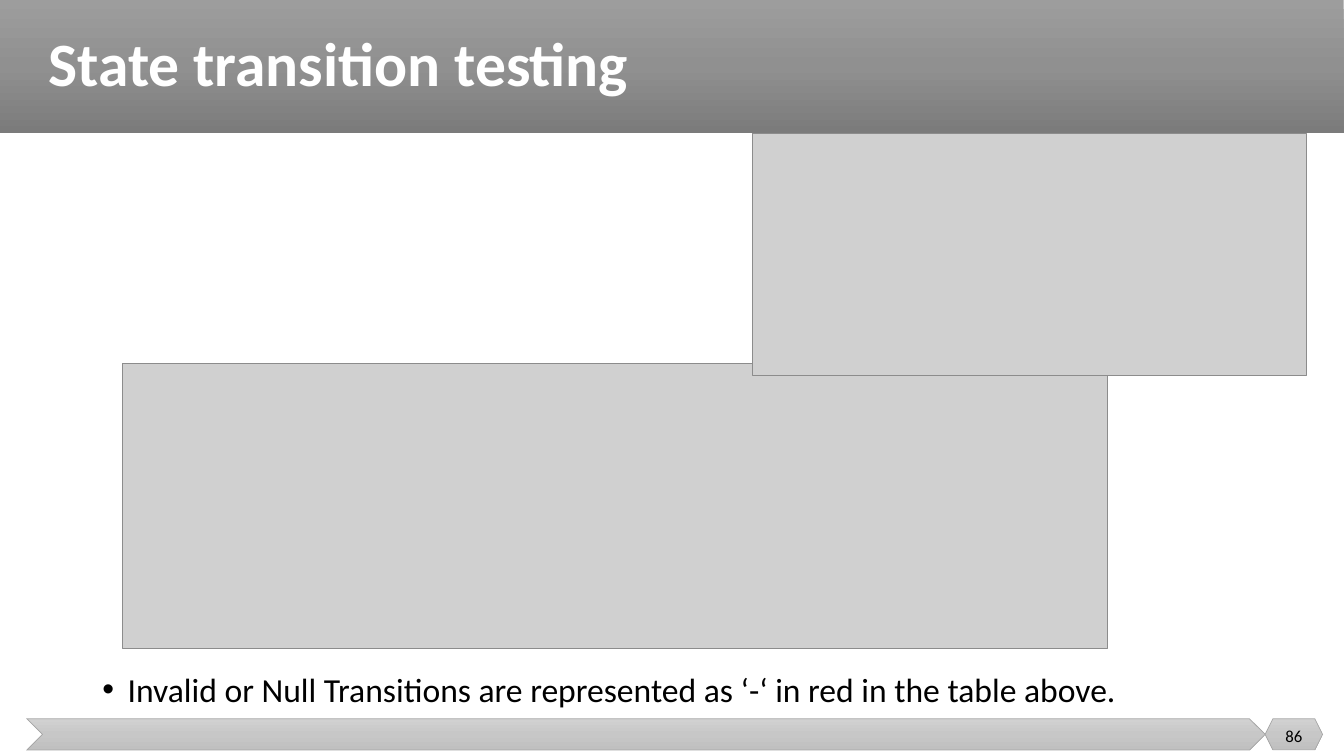
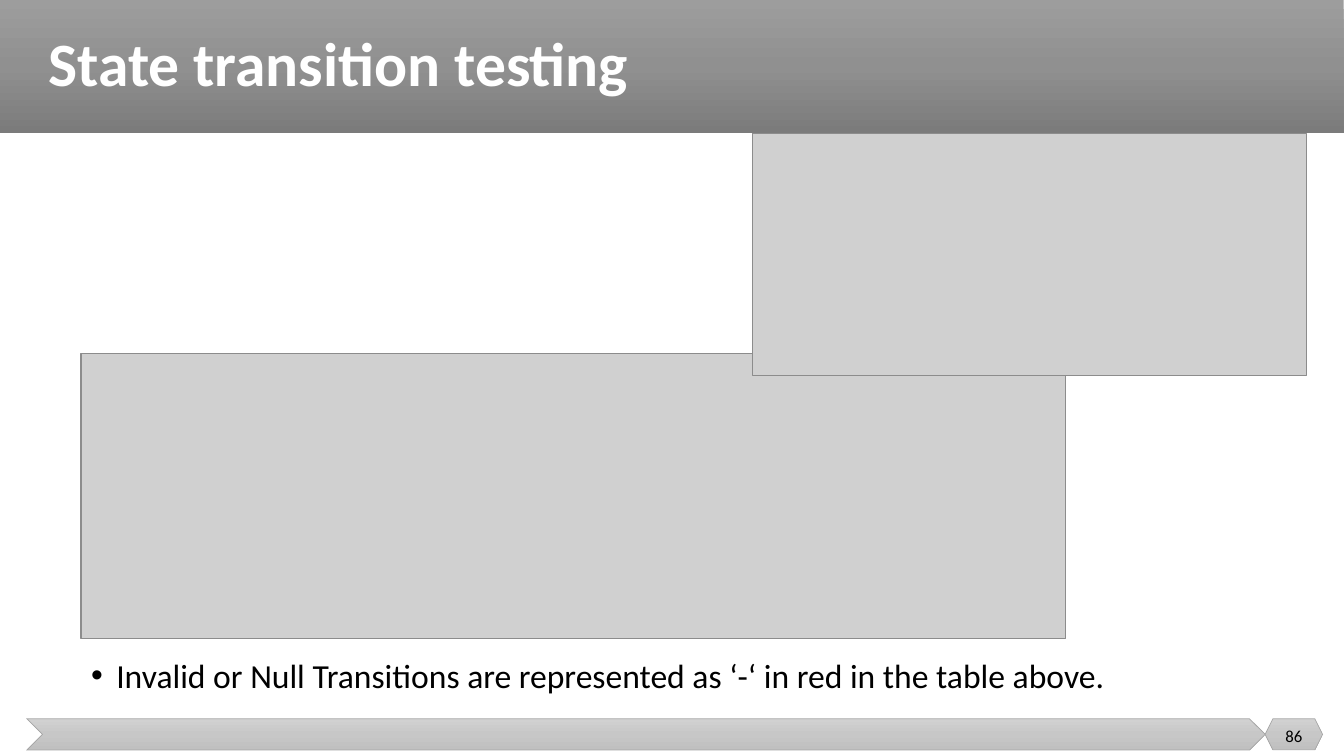
Before and after one commit to malenezi/malenezi, a slide deck: slide 86 of SE401/Lectures/7-Test Design Techniques/Test Design Techniques.pptx. Drawn at 1344x756 pixels with LibreOffice and Linux fonts; fonts in the diff are those of the drawing; grey boxes stand for pictures. Boxes give left, top, right and bottom in pixels: in the first picture for what was removed or moved away, otherwise in the second. Text is boxed around its words. In the diff, an @@ line names an element or a change of style, - is before the commit and + after.

```diff
--- a/SE401/Lectures/7-Test Design Techniques/Test Design Techniques.pptx
+++ b/SE401/Lectures/7-Test Design Techniques/Test Design Techniques.pptx
@@ text "Invalid or Null Transitions are ...": place and size @@
-text "Invalid or Null Transitions are ..." at [128, 678, 1115, 708]
+text "Invalid or Null Transitions are ..." at [116, 664, 1104, 694]
@@ picture: place and size @@
-picture at [123, 364, 1108, 649]
+picture at [81, 354, 1066, 639]
```
Also in this commit, not shown: 7 other slides changed, 1 other file.
